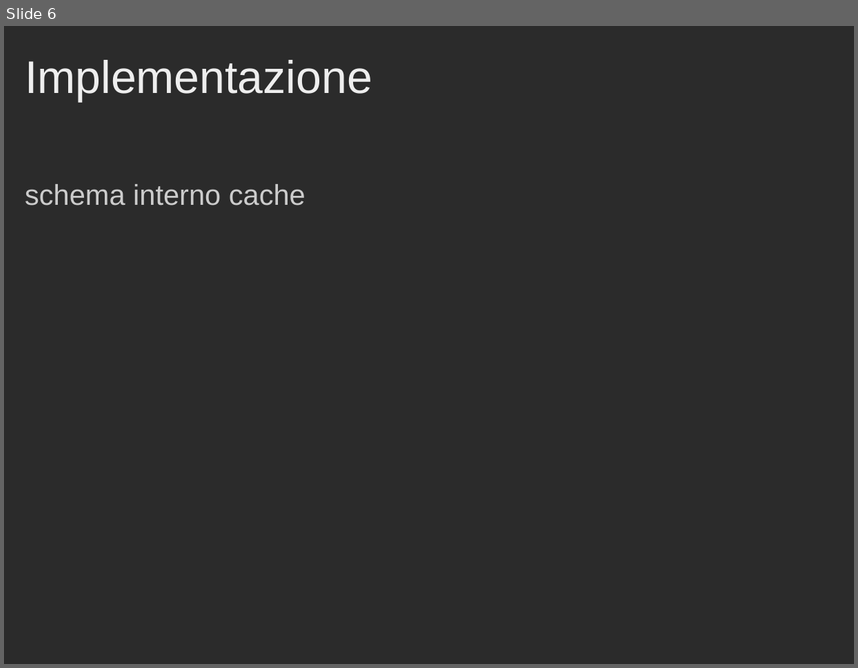
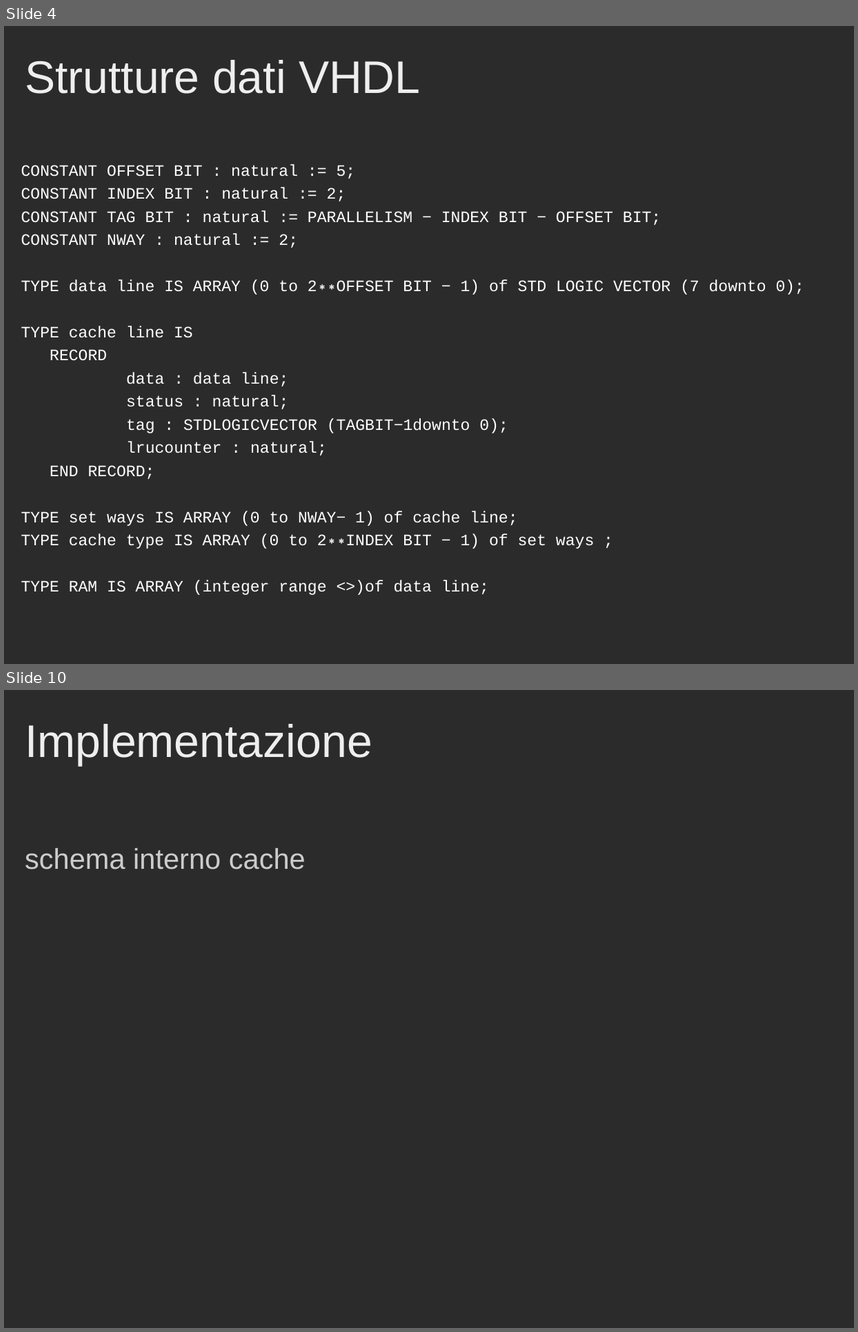
Before and after one commit to Muffo/dlxcache, a slide deck: Presentazione_Progetto_Cache.ppt. Shown one above the other, each under a label of ours: slide 6 before the commit, slides 4 and 10 after it; the slides between them are not shown. The pictures are 858x668 and 858x1332 pixels, drawn with LibreOffice and Linux fonts; fonts in the diff are those of the drawing; background and template pictures are left out; a plain dark background stands for a picture behind light text. Boxes give left, top, right and bottom in pixels: in the first picture for what was removed or moved away, otherwise in the second. Text is boxed around its words. In the diff, an @@ line names an element or a change of style, - is before the commit and + after.

```diff
--- a/Presentazione_Progetto_Cache.ppt
+++ b/Presentazione_Progetto_Cache.ppt
@@ slide 4 added at [4, 26, 854, 664], background picture (left out) @@
@@ title added at [25, 60, 421, 94], 43 pt, text #EEEEEE @@
+Strutture dati VHDL
@@ text added at [21, 164, 805, 595], 15 pt, text #FFFFFF @@
+CONSTANT OFFSET BIT : natural := 5;
+CONSTANT INDEX BIT : natural := 2;
+CONSTANT TAG BIT : natural := PARALLELISM − INDEX BIT − OFFSET BIT;
+CONSTANT NWAY : natural := 2;
+TYPE data line IS ARRAY (0 to 2∗∗OFFSET BIT − 1) of STD LOGIC VECTOR (7 downto 0);
+TYPE cache line IS
+RECORD
+data : data line;
+status : natural;
+tag : STDLOGICVECTOR (TAGBIT−1downto 0);
+lrucounter : natural;
+END RECORD;
+TYPE set ways IS ARRAY (0 to NWAY− 1) of cache line;
+TYPE cache type IS ARRAY (0 to 2∗∗INDEX BIT − 1) of set ways ;
+TYPE RAM IS ARRAY (integer range <>)of data line;
@@ what was slide 6 is now slide 10 @@
```
Also in this commit, not shown: 3 slides changed, 5 other slides added, 2 slides removed, 6 other files.
